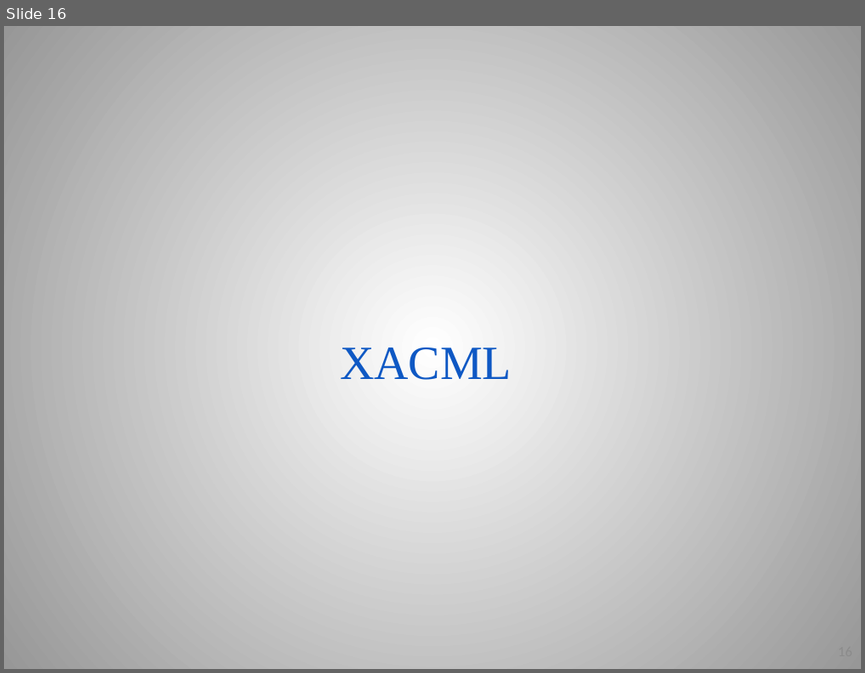
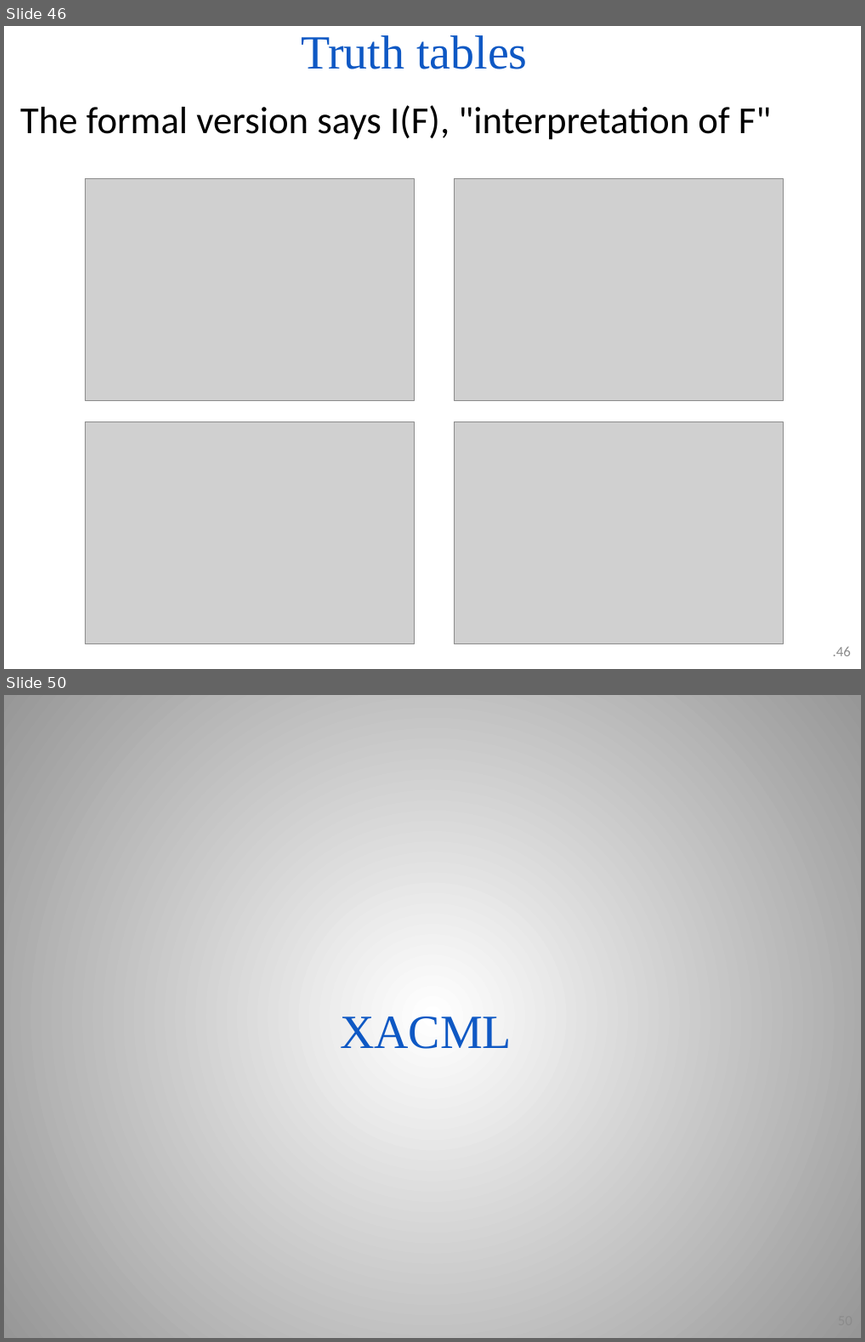
Before and after one commit to PoTr-KNoWS/odrl-tutorial, a slide deck: presentations/2026.05.10 Introduction to policies, policy languages and ODRL (Víctor).pptx. Shown one above the other, each under a label of ours: slide 16 before the commit, slides 46 and 50 after it; the slides between them are not shown. The pictures are 865x673 and 865x1342 pixels, drawn with LibreOffice and Linux fonts; fonts in the diff are those of the drawing; grey boxes stand for pictures; background and template pictures are left out. Boxes give left, top, right and bottom in pixels: in the first picture for what was removed or moved away, otherwise in the second. Text is boxed around its words. In the diff, an @@ line names an element or a change of style, - is before the commit and + after.

```diff
--- a/presentations/2026.05.10 Introduction to policies, policy languages and ODRL (Víctor).pptx
+++ b/presentations/2026.05.10 Introduction to policies, policy languages and ODRL (Víctor).pptx
@@ slide 46 added at [4, 26, 861, 669], background #FFFFFF @@
@@ title added at [301, 35, 527, 69], 40 pt, text #0E58C4 @@
+Truth tables
@@ text added at [20, 105, 771, 140], 32 pt, text #000000 @@
+The formal version says I(F), "interpretation of F"
@@ picture added at [86, 179, 415, 402] @@
@@ picture added at [454, 179, 783, 402] @@
@@ picture added at [86, 422, 415, 644] @@
@@ picture added at [454, 422, 783, 644] @@
@@ page number added at [833, 646, 851, 656], 12 pt, text #8C8C8C @@
+.46
@@ what was slide 16 is now slide 50 @@
```
Also in this commit, not shown: 16 slides changed, 39 other slides added, 2 slides removed.
